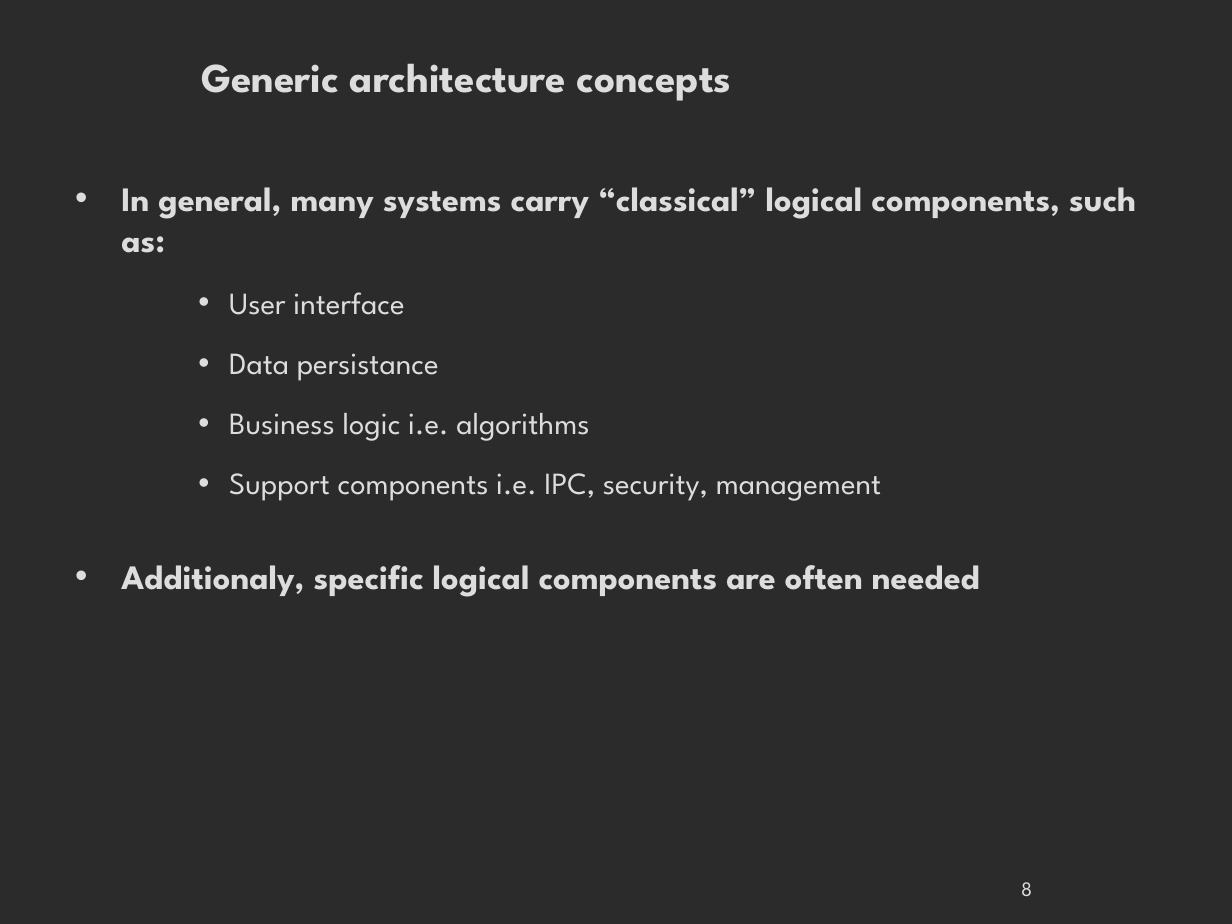
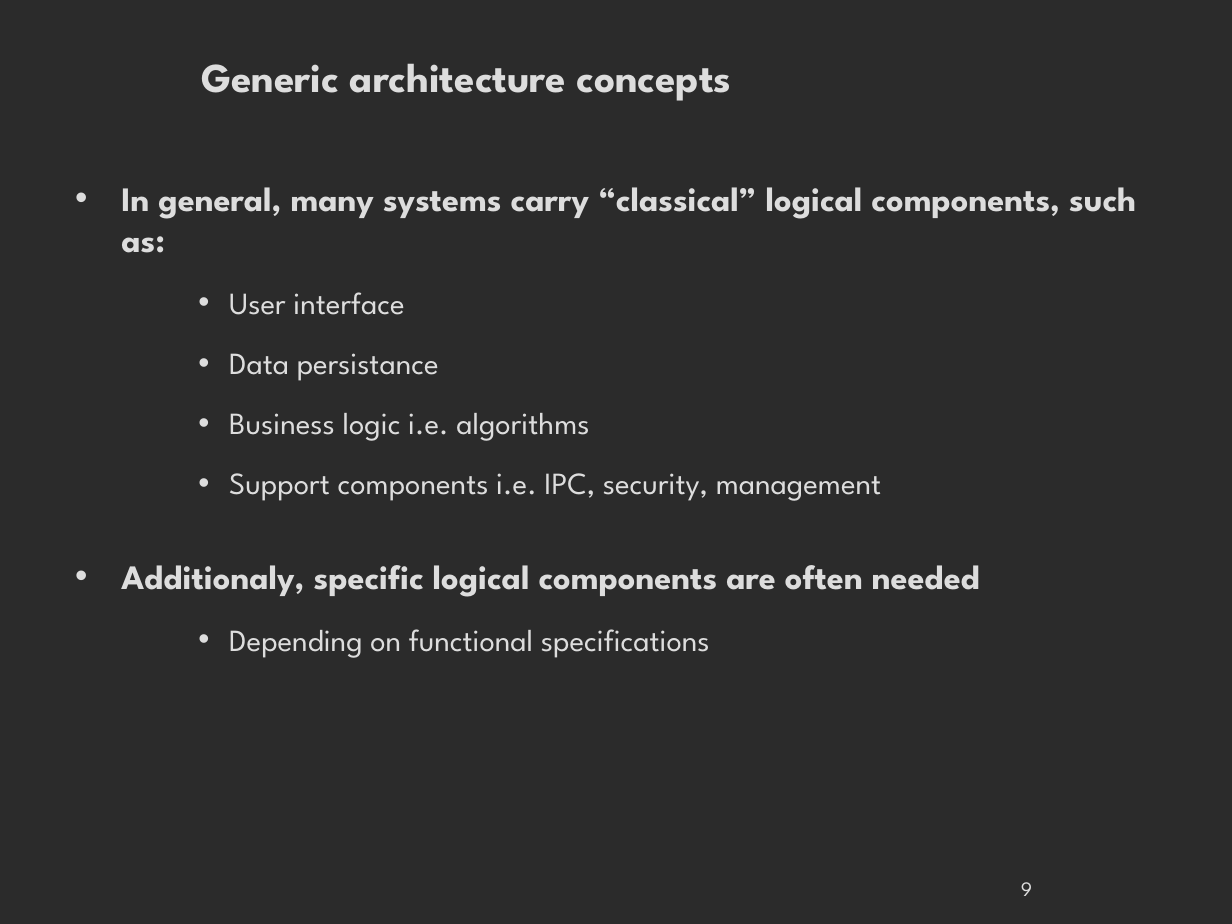
Before and after one commit to danielausparis/arch, a slide deck: slide 9 of archi-web.odp (slide 8 before the commit). Drawn at 1232x924 pixels with LibreOffice and Linux fonts; fonts in the diff are those of the drawing; background and template pictures are left out; a plain dark background stands for a picture behind light text. Boxes give left, top, right and bottom in pixels: in the first picture for what was removed or moved away, otherwise in the second. Text is boxed around its words. In the diff, an @@ line names an element or a change of style, - is before the commit and + after.

```diff
--- a/archi-web.odp
+++ b/archi-web.odp
@@ text at [229,629,710,658]: paragraph added @@
+    • Depending on functional specifications
@@ page number at [1021,882,1032,896]: text changed @@
-8
+9
```
Also in this commit, not shown: 4 other slides changed, 6 slides added, 1 other file.
